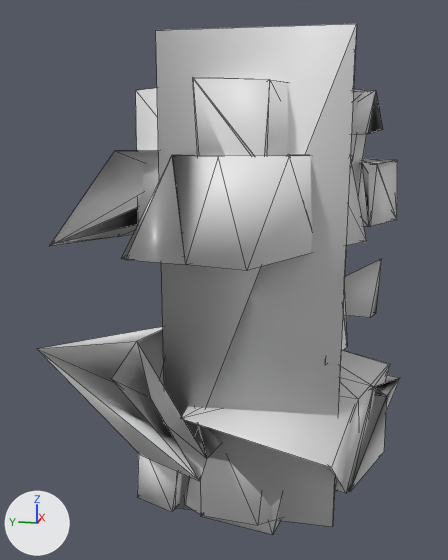
A saved change to the OBJ model src/main/resources/assets/kn8/meshes/suit/numbers10_suit/left_arm.obj.
Camera for both pictures: a 50 mm camera at (-1.013, -0.144, 0.506) aimed at (0.059, 0.07, 0.238). Lighting does not change. The marker at lower left points along +X, +Y and +Z. The first picture is the older version. Mesh edges are drawn as thin lines. Where no turn or scale is listed for an object, it has been applied to the vertices. Vertices at exactly the same position are counted once.

The older version as bpy lines, for what is in view:
```python
me_left_arm = bpy.data.meshes.new('left_arm')
me_left_arm.from_pydata(...)  # 227 vertices, 451 faces; spans x -0.255..0.387, y -0.257..0.347, z -0.163..0.644
# before: 219 (-0.081, 0.144, -0.144), 220 (-0.081, 0.144, 0.644) at pixel (155, 30), 221 (-0.081, -0.144, 0.644) at pixel (356, 23), 223 (0.206, 0.144, -0.144), 225 (0.206, -0.144, 0.644) at pixel (355, 49)
# before: 226 (0.206, 0.144, 0.644)
ob_left_arm = bpy.data.objects.new('left_arm', me_left_arm)
ob_left_arm.location = (0.0, 0.0, 0.0)
```
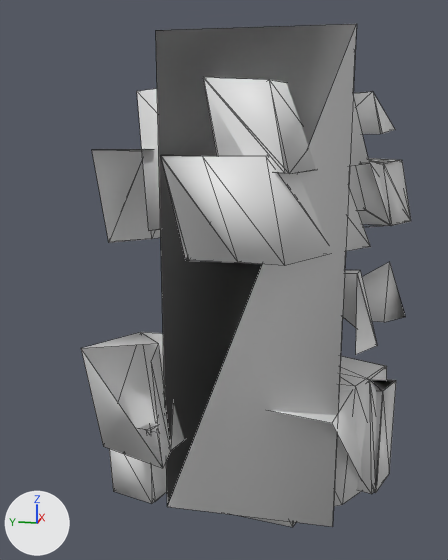
The change, as a list of edits to the scene's bpy script:
```text
Change me_left_arm:
    used by ob_left_arm; location = (0.0, 0.0, 0.0)
    verts and faces of me_left_arm; kept vertices keep their numbers, new ones are numbered from 227
    remove me_left_arm.from_pydata(...)  # 227 vertices, 451 faces; spans x -0.255..0.387, y -0.257..0.347, z -0.163..0.644
    add me_left_arm.from_pydata(...)  # 215 vertices, 383 faces; spans x -0.204..0.361, y -0.264..0.283, z -0.163..0.644
    me_left_arm part 1: the loose piece of 85 vertices spanning x -0.244..0.347, y -0.257..0.18, z -0.163..0.069 is rebuilt with 83 vertices and now spans x -0.113..0.258, y -0.249..0.169, z -0.163..0.069
    me_left_arm part 2: the loose piece of 23 vertices spanning x -0.226..0.143, y -0.178..0.191, z 0.311..0.469 is rebuilt with 22 vertices and now spans x -0.187..0.084, y -0.184..0.137, z 0.311..0.469
    me_left_arm part 3: the loose piece of 21 vertices spanning x -0.13..0.18, y -0.161..0.087, z 0.444..0.577 is rebuilt with 20 vertices and now spans x -0.151..0.136, y -0.175..0.07, z 0.444..0.577
    me_left_arm part 4: the loose piece of 16 vertices spanning x -0.104..0.293, y 0.031..0.205, z -0.145..0.05 is rebuilt with 16 vertices and now spans x -0.087..0.213, y 0.077..0.267, z -0.145..0.05
    me_left_arm part 5: the loose piece of 16 vertices spanning x -0.086..0.287, y 0.006..0.337, z 0.297..0.472 is rebuilt with 14 vertices and now spans x -0.038..0.251, y 0.081..0.283, z 0.297..0.472
    me_left_arm part 6: the loose piece of 16 vertices spanning x 0.11..0.362, y -0.24..0.072, z 0.323..0.45 is rebuilt with 15 vertices and now spans x 0.136..0.361, y -0.264..-0.008, z 0.323..0.45
    me_left_arm part 7: the loose piece of 12 vertices spanning x -0.255..0.077, y 0.041..0.347, z -0.024..0.168 is rebuilt with 10 vertices and now spans x -0.204..0.023, y 0.104..0.277, z -0.024..0.168
    me_left_arm part 8: the loose piece of 10 vertices spanning x 0.104..0.274, y -0.199..0.044, z 0.477..0.57 is rebuilt with 9 vertices and now spans x 0.129..0.293, y -0.222..0.016, z 0.477..0.57
    me_left_arm part 9: the loose piece of 8 vertices spanning x -0.126..0.387, y -0.179..0.201, z 0.326..0.581 is rebuilt with 8 vertices and now spans x -0.127..0.318, y -0.177..0.207, z 0.326..0.581
    me_left_arm part 10: the loose piece of 5 vertices spanning x 0.161..0.26, y -0.212..-0.014, z 0.137..0.259 is rebuilt with 4 vertices and now spans x 0.138..0.207, y -0.264..-0.051, z 0.137..0.259
    me_left_arm part 11: the loose piece of 7 vertices spanning x -0.088..0.135, y -0.154..0.019, z 0.144..0.273 is deleted
    me_left_arm part 12
    add delete_faces([(219, 220, 221), (223, 226, 225), (220, 221, 225)])
    add faces += [(219, 221, 220), (223, 225, 226), (220, 225, 221)]
    me_left_arm part 13
    add verts[227] = (0.048, -0.169, 0.269)  # pixel (360, 270)
    add verts[228] = (0.085, -0.044, 0.252)
    add verts[229] = (0.001, -0.164, 0.273)  # pixel (357, 273)
    add verts[230] = (0.023, -0.204, 0.144)  # pixel (377, 345)
    add verts[231] = (-0.032, -0.167, 0.145)  # pixel (355, 354)
    add verts[232] = (0.007, -0.164, 0.273)  # pixel (357, 273)
    add faces += [(227, 228, 229), (227, 229, 230), (230, 232, 231), (228, 232, 230), (228, 230, 229)]
```

Pixel boxes (x1, y1, x2, y2) of what changed, in the pictures (448 x 560 px; the box of a moved part takes in the faces that stretch with it):
'left_arm', reshaped (9% narrower): before (37, 24, 400, 534); after (81, 24, 411, 527)
part 1 of me_left_arm, rebuilt: before (182, 350, 400, 534); after (238, 356, 396, 527)
part 2 of me_left_arm, rebuilt (13% narrower): before (122, 155, 366, 271); after (160, 155, 371, 266)
part 3 of me_left_arm, rebuilt: before (193, 77, 361, 159); after (203, 77, 369, 173)
part 4 of me_left_arm, rebuilt: before (137, 454, 182, 512); after (109, 421, 167, 503)
part 5 of me_left_arm, rebuilt (36% narrower): before (50, 150, 159, 246); after (92, 149, 161, 243)
part 6 of me_left_arm, rebuilt: before (355, 158, 397, 227); after (356, 158, 411, 227)
part 7 of me_left_arm, rebuilt (44% narrower, 12% shorter): before (37, 327, 221, 481); after (81, 332, 184, 468)
part 8 of me_left_arm, rebuilt: before (351, 90, 383, 134); after (353, 92, 395, 134)
part 9 of me_left_arm, rebuilt: before (136, 88, 366, 224); after (137, 89, 366, 230)
part 10 of me_left_arm, rebuilt (15% wider): before (344, 259, 382, 318); after (362, 262, 406, 322)
part 11 of me_left_arm, deleted (mostly hidden): before (325, 291, 347, 365)
part 12 of me_left_arm, moved or reshaped: before (156, 24, 356, 437); after (156, 24, 356, 506)
part 13 of me_left_arm, added: after (343, 270, 377, 355)
